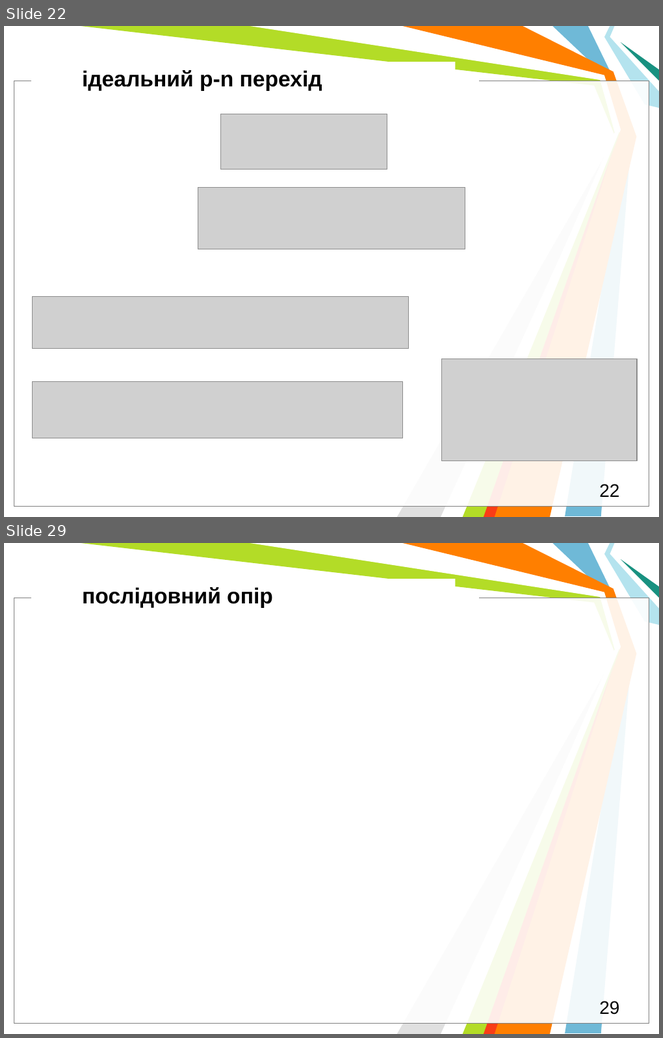
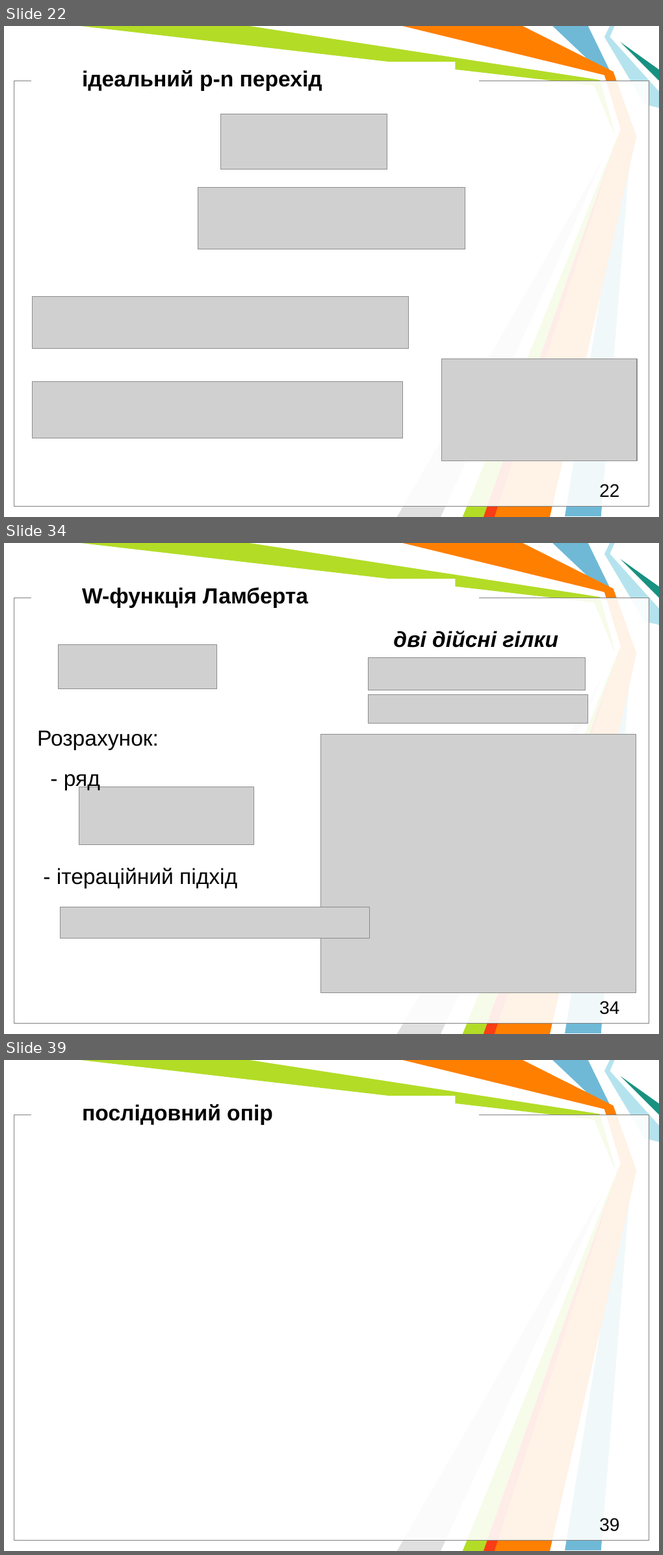
Before and after one commit to l432/NMK, a slide deck: Lecture/DAAD/DAAD_Models.pptm. Shown one above the other, each under a label of ours: slides 22 and 29 before the commit, slides 22, 34 and 39 after it; the slides between them are not shown. The pictures are 663x1038 and 663x1555 pixels, drawn with LibreOffice and Linux fonts; fonts in the diff are those of the drawing; grey boxes stand for pictures; background and template pictures are left out. Boxes give left, top, right and bottom in pixels: in the first picture for what was removed or moved away, otherwise in the second. Text is boxed around its words. In the diff, an @@ line names an element or a change of style, - is before the commit and + after.

```diff
--- a/Lecture/DAAD/DAAD_Models.pptm
+++ b/Lecture/DAAD/DAAD_Models.pptm
@@ slide 34 added at <box>4,543,659,1034</box>, background #FFFFFF; not listed: 11 template elements that a slide beside it also shows @@
@@ text added at <box>82,587,308,608</box>, 24 pt, text #000000, bold @@
+W-функція Ламберта
@@ text added at <box>393,631,558,648</box>, 24 pt, text #000000, bold, italic @@
+дві дійсні гілки
@@ picture added at <box>59,644,217,689</box> @@
@@ picture added at <box>368,657,585,691</box> @@
@@ picture added at <box>368,694,588,723</box> @@
@@ text added at <box>37,731,159,750</box>, 24 pt, text #000000 @@
+Розрахунок:
@@ picture added at <box>321,734,636,993</box> @@
@@ text added at <box>64,774,100,791</box>, 24 pt, text #000000 @@
+- ряд
@@ picture added at <box>79,787,254,845</box> @@
@@ text added at <box>57,868,237,889</box>, 24 pt, text #000000 @@
+- ітераційний підхід
@@ picture added at <box>61,907,369,939</box> @@
@@ page number added at <box>599,1001,620,1015</box>, 20 pt, text #000000 @@
+34
@@ what was slide 29 is now slide 39 @@
@@ page number at <box>599,1518,620,1532</box>: text changed @@
-29
+39
```
Also in this commit, not shown: 5 slides changed, 11 other slides added, 2 slides removed, 19 other files.
